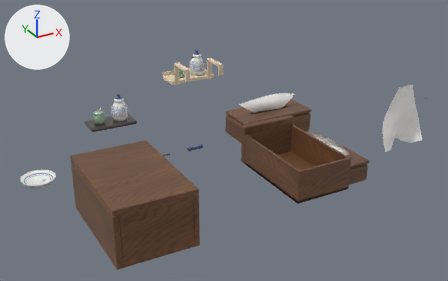
One commit to the Blender file blender/barsetting.blend: the scene before it, then after it.
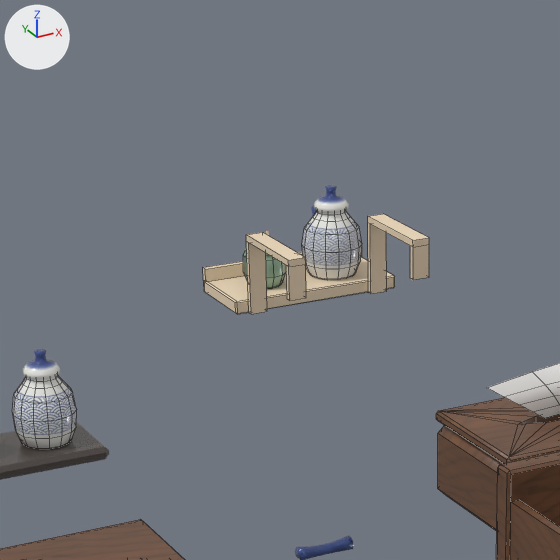
Each version is shown whole from a camera (50 mm lens) standing at (-0.269, -1.482, 0.748) and looking at (0.51, -0.065, 0.039), then close up on the part from 24% to 58% of the width and 0% to 54% of the height. Lighting does not change. The marker at upper left points along +X, +Y and +Z. The last two pictures show the newer version. The close-ups show mesh edges as thin lines.

Before the edit, the objects in view are built like this:
```python
me_bardrawerbody = bpy.data.meshes.new('BarDrawerBody')
me_bardrawerbody.from_pydata(...)  # 56 vertices, 50 faces; spans x -0.071..0.071, y -0.236..0.002, z -0.111..-0.014
me_bardrawerbody.materials.append(mat_bartissuewalnut)  # picture img_bartissuewood
me_bardrawercasebody = bpy.data.meshes.new('BarDrawerCaseBody')
me_bardrawercasebody.from_pydata(...)  # 120 vertices, 130 faces; spans x -0.085..0.085, y -0.26..0.0, z -0.125..0.0
me_bardrawercasebody.materials.append(mat_bartissuewalnut)  # picture img_bartissuewood
me_barrackwood = bpy.data.meshes.new('BarRackWood')
me_barrackwood.from_pydata(...)  # 80 vertices, 68 faces; spans x -0.08..0.08, y -0.073..0.085, z 0.092..0.164
me_barrackwood.materials.append(mat_barrackwood)  # beige #efdabc
# before: 33 (-0.068, 0.008, 0.158) at pixel (248, 242), 35 (-0.068, 0.013, 0.158) at pixel (246, 241), 37 (-0.052, 0.008, 0.158), 39 (-0.052, 0.013, 0.158)
# before: 57 (0.052, 0.008, 0.158) at pixel (370, 223), 59 (0.052, 0.013, 0.158) at pixel (367, 222), 61 (0.068, 0.008, 0.158), 63 (0.068, 0.013, 0.158)
ob_bardrawerbody = bpy.data.objects.new('BarDrawerBody', me_bardrawerbody)
ob_bardrawerbody.parent = ob_bardrawer
ob_bardrawerbody.location = (0.0, 0.0, 0.0)
ob_bardrawercasebody = bpy.data.objects.new('BarDrawerCaseBody', me_bardrawercasebody)
ob_bardrawercasebody.parent = ob_bardrawercase
ob_bardrawercasebody.location = (0.0, 0.0, 0.0)
ob_barrackwood = bpy.data.objects.new('BarRackWood', me_barrackwood)
ob_barrackwood.parent = ob_barcondrack
ob_barrackwood.location = (0.0, 0.0, 0.0)
# also in view: 'BarCondShoyuLid' at (0.332, 0.3, 0.084); 'BarTissueCase' at (0.7, 0.0, 0.038); 'BarRackCondShoyu' at (0.632, 0.346, 0.135); 'BarCondShoyu' at (0.332, 0.3, 0.044); 'BarCondTray' at (0.3, 0.3, 0.006)
```
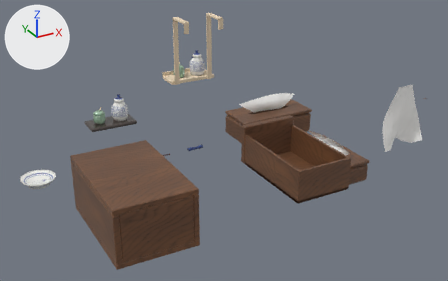
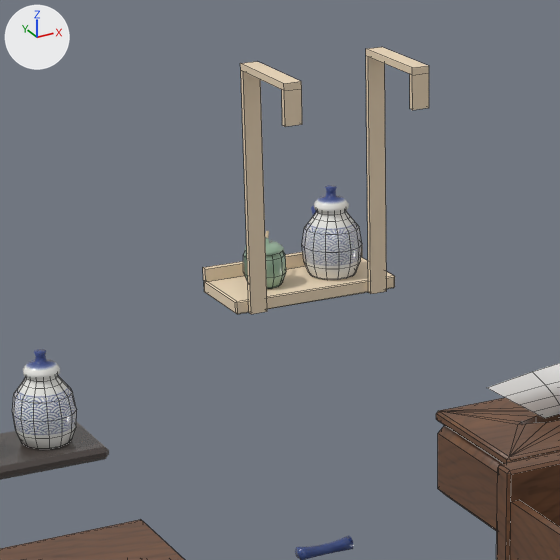
What differs and where, as boxes (x1, y1, x2, y2) in the close-ups (560 x 560 px; the box of a moved part takes in the faces that stretch with it):
'BarRackWood', reshaped (165% taller)
    before: (203, 214, 429, 314)
    after: (203, 47, 429, 314)
part 1 of me_barrackwood, moved or reshaped
    before: (246, 232, 306, 267)
    after: (240, 61, 302, 91)
part 2 of me_barrackwood, moved or reshaped
    before: (286, 264, 306, 301)
    after: (282, 89, 302, 127)
part 3 of me_barrackwood, moved or reshaped
    before: (368, 214, 429, 247)
    after: (366, 47, 429, 75)
part 4 of me_barrackwood, moved or reshaped
    before: (410, 245, 429, 280)
    after: (410, 73, 429, 110)
part 5 of me_barrackwood, moved or reshaped
    before: (246, 241, 267, 314)
    after: (241, 71, 267, 314)
part 6 of me_barrackwood, moved or reshaped
    before: (368, 223, 387, 294)
    after: (366, 56, 387, 294)

The change in detail:
me_barrackwood is used by ob_barrackwood; parent ob_barcondrack; location (0.0, 0.0, 0.0).
me_barrackwood had 80 vertices, 68 faces and spanned x -0.08..0.08, y -0.073..0.085, z 0.092..0.164.
me_barrackwood now has 80 vertices, 68 faces and spans x -0.08..0.08, y -0.073..0.085, z 0.092..0.315.
me_barrackwood part 1: the loose piece of 8 vertices spanning x -0.068..-0.052, y -0.073..0.013, z 0.158..0.164 is moved by (0.0, 0.0, 0.151).
me_barrackwood part 2: the loose piece of 8 vertices spanning x -0.068..-0.052, y -0.073..-0.068, z 0.128..0.158 is moved by (0.0, 0.0, 0.151).
me_barrackwood part 3: the loose piece of 8 vertices spanning x 0.052..0.068, y -0.073..0.013, z 0.158..0.164 is moved by (0.0, 0.0, 0.151).
me_barrackwood part 4: the loose piece of 8 vertices spanning x 0.052..0.068, y -0.073..-0.068, z 0.128..0.158 is moved by (0.0, 0.0, 0.151).
Part 5, on me_barrackwood:
Vertices 33, 35, 37, 39 of me_barrackwood move by (0.0, 0.0, 0.151).
Part 6, on me_barrackwood:
Vertices 57, 59, 61, 63 of me_barrackwood move by (0.0, 0.0, 0.151).
